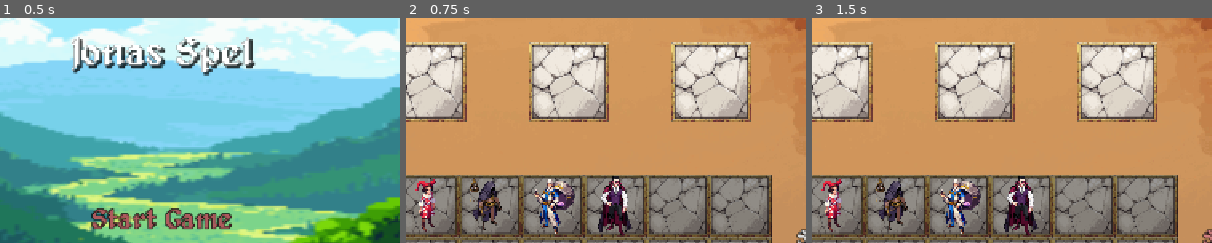
Above: before the commit, frames 1-3 (left to right).
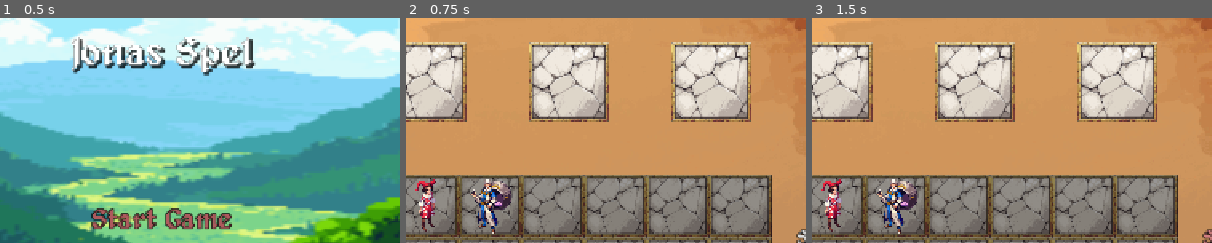
Above: after the commit, the same moments.

Repository: Pensho/Champ_Collector_2
Game: Godot game, scene res://Scenes/main.tscn
Two runs of this game, one before a commit and one after it. Both use one fixed random seed, a clock stepped at 60 frames per second and the inputs below.
Inputs:
- Up to frame 1 (0.5 s): no input
- Up to frame 2 (0.75 s): click "Start Game" at 0.5 s
- Up to frame 3 (1.5 s): click "Start Battle" at 1.25 s
The pictures show only the part of the screen within x 30-80%, y 19-69%; the shares and areas given below are measured in that part.

Frame 1 is identical in both runs. In frame 2, 3.9% of the frame differs, in the area x 16-57%, y 70-97%; in frame 3, 3.9%.

Commit message:
Add Zap skill, Red Boots item, and new icons
Introduced the Zap skill and associated icons, updated Chronophage to use Zap instead of Stab, and added Red Boots item with new icons and prompt. Adjusted Obsidian Stallion stats, refactored skill type enum, and improved battle UI/environment effect initialization. Also ensured skill cooldowns reset at battle end and updated main.gd to include Red Boots in item collection.

Diff:
--- a/Data/Character_Enemy_Variants/Obsidian_Stallion.tres
+++ b/Data/Character_Enemy_Variants/Obsidian_Stallion.tres
@@ -13,10 +13,10 @@
 _faction = 4
 _role = 13
 _skills = Array[ExtResource("1_knpra")]([ExtResource("2_es7at"), ExtResource("2_es7at"), ExtResource("3_es7at")])
-_health = 320
+_health = 300
 _speed = 60
-_attack = 60
-_defence = 80
+_attack = 40
+_defence = 100
 _accuracy = 40
 _resistance = 40
 _mysticism = 80
--- a/Data/Character_Player_Variants/Chronophage.tres
+++ b/Data/Character_Player_Variants/Chronophage.tres
@@ -1,7 +1,7 @@
 [gd_resource type="Resource" script_class="CharacterPreset" load_steps=5 format=3 uid="uid://wofv42g341ac"]
 
 [ext_resource type="Script" uid="uid://glh06y3wvchj" path="res://Scripts/Character/skill_data.gd" id="1_wypv1"]
-[ext_resource type="Resource" uid="uid://dvgwxvsovsldc" path="res://Data/Character_Skill_Variants/Stab.tres" id="2_s6tdb"]
+[ext_resource type="Resource" uid="uid://dl0s23m0g4w3i" path="res://Data/Character_Skill_Variants/Zap.tres" id="2_s6tdb"]
 [ext_resource type="Script" uid="uid://ftdwxfh8y3n1" path="res://Scripts/Character/character_preset.gd" id="2_uh5a3"]
 [ext_resource type="Resource" uid="uid://c4jeqgmcjxuvw" path="res://Data/Character_Skill_Variants/Flicker_Zone.tres" id="3_rpaiv"]
 
--- /dev/null
+++ b/Data/Character_Skill_Variants/Zap.tres
@@ -0,0 +1,13 @@
+[gd_resource type="Resource" script_class="Skill" load_steps=2 format=3 uid="uid://dl0s23m0g4w3i"]
+
+[ext_resource type="Script" uid="uid://glh06y3wvchj" path="res://Scripts/Character/skill_data.gd" id="1_8dsqx"]
+
+[resource]
+script = ExtResource("1_8dsqx")
+name = "Zap"
+description = "Attacks one enemy"
+icon_path = "res://Assets/Champ Collector/Icons/Abilities/Zap/Zap_2.jpg"
+damage_scaling = Dictionary[int, float]({
+1: 0.6
+})
+metadata/_custom_type_script = "uid://glh06y3wvchj"
--- /dev/null
+++ b/Data/Item_Presets/Red_Boots.tres
@@ -0,0 +1,10 @@
+[gd_resource type="Resource" script_class="EquipmentPreset" load_steps=2 format=3 uid="uid://c3g7cshxhg0rw"]
+
+[ext_resource type="Script" uid="uid://8knbs7yij5eh" path="res://Scripts/Gear/equipment_preset.gd" id="1_tg4ja"]
+
+[resource]
+script = ExtResource("1_tg4ja")
+_slot = 5
+_rarity = 3
+_texture_path = "res://Assets/Champ Collector/Icons/Items/Red_Boot/Red_Boot_0003.png"
+metadata/_custom_type_script = "uid://8knbs7yij5eh"
--- /dev/null
+++ b/Scenes/Battle_Visual_Effects/burning_environment.tscn
@@ -0,0 +1,3 @@
+[gd_scene format=3 uid="uid://r8bv5k45k5gt"]
+
+[node name="BurningEnvironment" type="Node2D"]
--- a/Scripts/Battle/battle.gd
+++ b/Scripts/Battle/battle.gd
@@ -83,7 +83,7 @@
 	GRAYSCALE_MATERIAL = ShaderMaterial.new()
 	GRAYSCALE_MATERIAL.shader = GRAYSCALE
 
-	_battle_ui.Init()
+	_battle_ui.Init(battlecontext._environment_effects)
 	_battle_ui._turn_bar.Init(_characters, _on_turn_bar_zone_selected)
 	_initialized = true
 
@@ -331,6 +331,8 @@
 	for i in _characters.keys():
 		_characters[i]._active_buffs.clear()
 		_characters[i]._active_debuffs.clear()
+		for j in _characters[i]._skills:
+			_characters[i]._skills[j].cooldown_left = 0
 		if(ENEMY_IDS.has(i) and p_winner == WinningTeam.Player_Won):
 			experience_gained += 5
 	for i in _characters.keys():
--- a/Scripts/UI/Battle_UI/battle_ui.gd
+++ b/Scripts/UI/Battle_UI/battle_ui.gd
@@ -20,11 +20,14 @@
 var _allow_new_effects: bool = true
 var _battle_duration := 0.0
 var _skill_textures: Dictionary[String, Texture2D]
+var _environment_effects: Array[Node]
 
-func Init() -> void:
+func Init(p_environment_effects: Array[PackedScene]) -> void:
 	SKILL_GLOW_POS_1 = Vector2(_skill_buttons[0].position.x - 25.0, _skill_buttons[0].position.y - 25.0)
 	SKILL_GLOW_POS_2 = Vector2(_skill_buttons[1].position.x - 25.0, _skill_buttons[1].position.y - 25.0)
 	SKILL_GLOW_POS_3 = Vector2(_skill_buttons[2].position.x - 25.0, _skill_buttons[2].position.y - 25.0)
+	for i in p_environment_effects:
+		_environment_effects.append(i.instantiate())
 
 func _process(delta: float) -> void:
 	_battle_duration += delta
--- a/Scripts/common_enums.gd
+++ b/Scripts/common_enums.gd
@@ -90,7 +90,7 @@
 
 enum Skill_Type
 {
-	Stab,
+	Simple_Attack,
 	Heap_On,
 	Pierce_Weakness,
 	Burning_Bolas,
--- a/Scripts/main.gd
+++ b/Scripts/main.gd
@@ -9,6 +9,7 @@
 const BLOODMAGE = preload("uid://7adgp1emx6yk")
 
 const WEAPON_BASIC_SPEAR = preload("res://Data/Item_Presets/Weapon_Basic_Spear.tres")
+const RED_BOOTS = preload("uid://c3g7cshxhg0rw")
 
 var _instance: Main_Instance = null
 
@@ -43,9 +44,9 @@
 		_character_collection.Add(THIEF.duplicate(true))
 		_character_collection.Add(BAR_BRAWLER.duplicate(true))
 		_character_collection.Add(JESTER.duplicate(true))
-		_character_collection.Add(HERALD_OF_THE_LOOM.duplicate(true))
+		#_character_collection.Add(HERALD_OF_THE_LOOM.duplicate(true))
 		_character_collection.Add(CHRONOPHAGE.duplicate(true))
-		_character_collection.Add(BLOODMAGE.duplicate(true))
+		#_character_collection.Add(BLOODMAGE.duplicate(true))
 
 		var weapon: EquipmentPreset = WEAPON_BASIC_SPEAR.duplicate(true)
 		weapon.Setup()
@@ -57,6 +58,11 @@
 		weapon.Setup()
 		_item_collection.AddPreset(weapon)
 
+		var boots: EquipmentPreset = RED_BOOTS.duplicate(true)
+		boots.Setup()
+		_item_collection.AddPreset(boots)
+		boots.Setup()
+		_item_collection.AddPreset(boots)
 		_character_collection.GetCharacter(0).AddEquipment(_item_collection.TakeEquipment(0))
 
 		_character_collection.LoadTextures()
Binary file added: Assets/Champ Collector/Icons/Abilities/Zap/Zap_1.jpg
Not shown, added: Assets/Champ Collector/Icons/Abilities/Zap/Zap_1.jpg.import
Binary file added: Assets/Champ Collector/Icons/Abilities/Zap/Zap_2.jpg
Not shown, added: Assets/Champ Collector/Icons/Abilities/Zap/Zap_2.jpg.import
Binary file added: Assets/Champ Collector/Icons/Abilities/Zap/Zap_3.jpg
Not shown, added: Assets/Champ Collector/Icons/Abilities/Zap/Zap_3.jpg.import
Binary file added: Assets/Champ Collector/Icons/Abilities/Zap/Zap_4.jpg
Not shown, added: Assets/Champ Collector/Icons/Abilities/Zap/Zap_4.jpg.import
Not shown, added: Assets/Champ Collector/Icons/Abilities/Zap/prompt.txt
Binary file added: Assets/Champ Collector/Icons/Items/Red_Boot/Red_Boot_0001.png
Not shown, added: Assets/Champ Collector/Icons/Items/Red_Boot/Red_Boot_0001.png.import
Binary file added: Assets/Champ Collector/Icons/Items/Red_Boot/Red_Boot_0002.png
(and 6 more such lines)
